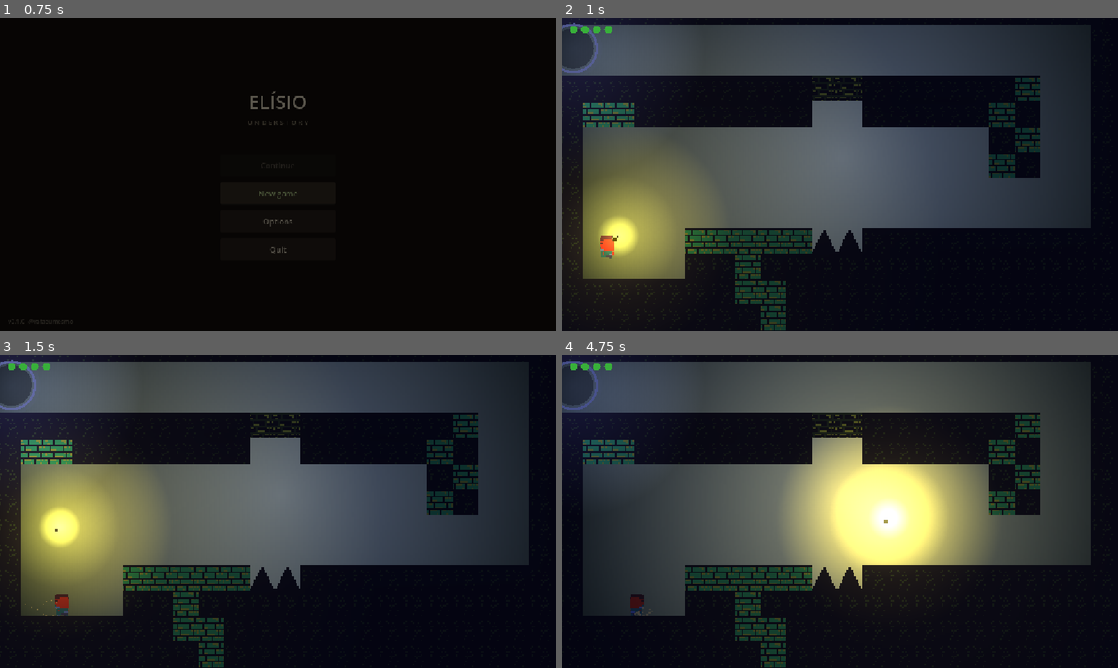
Above: before the commit, frames 1-4 (two rows, left to right).
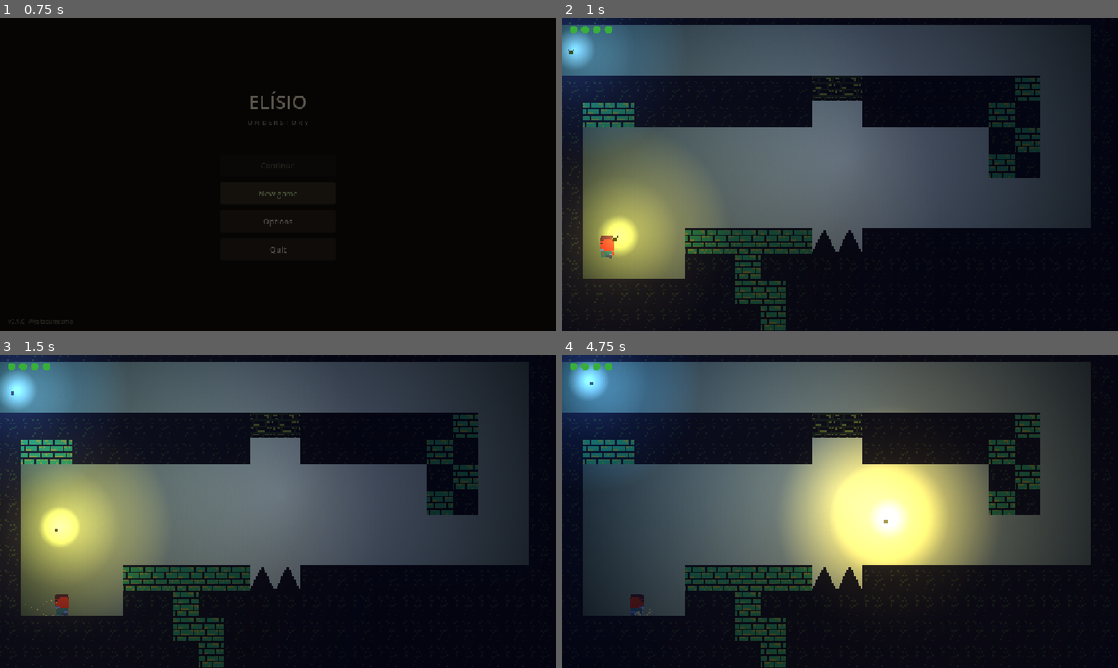
Above: after the commit, the same moments.

Repository: rafaeumesmo/ELLI-game
Game: Godot game, scene res://UI/MainMenu.tscn
Same seed, same stepped clock (60 frames per second), same inputs: the game is played once before the commit and once after it.
Inputs (mouse positions are in pixels of both pictures, inside the frame that each line leads up to):
- Up to frame 1 (0.75 s): click "New game" at 0.5 s
- Up to frame 2 (1 s): no input
- Up to frame 3 (1.5 s): move the mouse to (400, 495) at 1.27 s; hold D (move_right) from 1.28 s (still down); tap Shift (dash) at 1.35 s
- Up to frame 4 (4.75 s): tap Space (jump) at 1.52, 2.27, 3.77, 4.52 s; move the mouse to (728, 527) at 2.02 s; release D (move_right) at 2.03 s; hold A (move_left) 2.03-2.78 s; tap E (interagir) at 2.1 s; move the mouse to (895, 442) at 2.77 s; hold D (move_right) 2.78-4.28 s; tap K (shoot) at 2.85 s; move the mouse to (812, 574) at 3.52 s; tap Shift (dash) at 3.6 s; move the mouse to (1006, 558) at 4.27 s; hold A (move_left) from 4.28 s (still down); hold E (interagir) from 4.28 s (still down)

Frame 1 is identical in both runs. In frame 2, 1.8% of the frame differs, in the area x 0-13%, y 0-20%; in frame 3, 3.3%; in frame 4, 6.4%, in the area x 0-36%, y 0-45%.

Commit message:
Portal vira vagalume de luz azul
- PortalFase.tscn: troca o visual de anéis/glow desenhados por código
  pelo mesmo bicho do Vagalume.tscn (spritesheet + Halo/Core
  PointLight2D), mas azul (#3DA9FC) e sempre visível -- pra distinguir
  dos vagalumes amarelos de ambientação/guia
- portal_fase.gd: remove _montar_visual/_criar_anel/_circulo; ganha
  flutuação em lemniscata (raio_voo/velocidade_voo) e pulsação de
  halo/core iguais ao Vagalume; fechamento agora encolhe e apaga o
  corpo+luzes em vez das linhas do anel
- Lógica de trigger/save/troca de cena inalterada
- Inclui ajustes feitos no editor em mapa_01.tscn (reposição de
  BrilhoFundo/Vagalume/Vagalume3, visibilidade de DeathMenu/HealthBar)

Diff:
--- a/Environment/PortalFase.tscn
+++ b/Environment/PortalFase.tscn
@@ -1,11 +1,41 @@
 [gd_scene format=3 uid="uid://dqvpyfsmsranl"]
 
 [ext_resource type="Script" uid="uid://cn30lt1hflsyc" path="res://Environment/portal_fase.gd" id="1_portal"]
-[ext_resource type="Texture2D" uid="uid://cp0gt2vpdf3vx" path="res://Environment/luz_radial.tres" id="2_luz"]
+[ext_resource type="Texture2D" path="res://assets/vagalume.png" id="2_sheet"]
+[ext_resource type="Texture2D" path="res://Environment/luz_vagalume.tres" id="3_luz"]
+
+[sub_resource type="AtlasTexture" id="AtlasTexture_portal1"]
+atlas = ExtResource("2_sheet")
+region = Rect2(0, 0, 16, 16)
+
+[sub_resource type="AtlasTexture" id="AtlasTexture_portal2"]
+atlas = ExtResource("2_sheet")
+region = Rect2(16, 0, 16, 16)
+
+[sub_resource type="AtlasTexture" id="AtlasTexture_portal3"]
+atlas = ExtResource("2_sheet")
+region = Rect2(32, 0, 16, 16)
+
+[sub_resource type="SpriteFrames" id="SpriteFrames_portal"]
+animations = [{
+"frames": [{
+"duration": 1.0,
+"texture": SubResource("AtlasTexture_portal1")
+}, {
+"duration": 1.0,
+"texture": SubResource("AtlasTexture_portal2")
+}, {
+"duration": 1.0,
+"texture": SubResource("AtlasTexture_portal3")
+}],
+"loop": true,
+"name": &"voar",
+"speed": 9.0
+}]
 
 [sub_resource type="Gradient" id="Gradient_portal"]
 offsets = PackedFloat32Array(0, 0.5, 1)
-colors = PackedColorArray(0.6, 0.62, 0.78, 0, 0.5, 0.52, 0.65, 0.5, 0.4, 0.42, 0.55, 0)
+colors = PackedColorArray(0.24, 0.66, 1, 0, 0.24, 0.66, 1, 0.5, 0.15, 0.5, 0.9, 0)
 
 [sub_resource type="CircleShape2D" id="CircleShape2D_portal"]
 radius = 16.0
@@ -14,14 +44,29 @@
 collision_layer = 0
 script = ExtResource("1_portal")
 
-[node name="Luz" type="PointLight2D" parent="."]
+[node name="Halo" type="PointLight2D" parent="."]
 texture_filter = 1
-color = Color(0.42, 0.44, 0.6, 1)
-energy = 0.0
+color = Color(0.23921569, 0.6627451, 1, 1)
+energy = 1.1
 blend_mode = 0
 shadow_enabled = false
-texture = ExtResource("2_luz")
-texture_scale = 0.65
+texture = ExtResource("3_luz")
+texture_scale = 1.6
+
+[node name="Core" type="PointLight2D" parent="."]
+texture_filter = 1
+color = Color(0.6, 0.85, 1, 1)
+energy = 2.4
+blend_mode = 0
+shadow_enabled = false
+texture = ExtResource("3_luz")
+texture_scale = 0.3
+
+[node name="Corpo" type="AnimatedSprite2D" parent="."]
+light_mask = 0
+modulate = Color(0.7, 1.0, 1.4, 1)
+sprite_frames = SubResource("SpriteFrames_portal")
+animation = &"voar"
 
 [node name="Particulas" type="CPUParticles2D" parent="." unique_id=807661752]
 texture_filter = 1
@@ -40,7 +85,7 @@
 tangential_accel_min = 4.0
 tangential_accel_max = 10.0
 scale_amount_max = 1.6
-color = Color(0.5, 0.52, 0.62, 1)
+color = Color(0.24, 0.66, 1, 1)
 color_ramp = SubResource("Gradient_portal")
 
 [node name="CollisionShape2D" type="CollisionShape2D" parent="." unique_id=1020293439]
--- a/Environment/portal_fase.gd
+++ b/Environment/portal_fase.gd
@@ -1,73 +1,52 @@
 extends Area2D
-## Portal de fim de fase, discreto mas visível. Basta o player encostar: o portal
-## se fecha suave e troca de cena. A lógica de save é a mesma do LevelExitPortal.
-##
-## O visual (um anel fino girando devagar + um vão escuro + um respiro de luz) é
-## montado por código a partir do `raio` e da `cor`.
+## Portal de fim de fase, disfarçado de vagalume de luz azul. Basta o player
+## encostar: ele murcha suave e troca de cena. A lógica de save é a mesma de
+## antes -- só o visual é o mesmo bicho do `Vagalume.tscn` (asas + halo/core),
+## mas azul e sempre visível, pra dar pra distinguir dos vagalumes amarelos
+## de ambientação/guia.
 
 @export_file("*.tscn") var next_scene: String = ""
-## Cor base do portal (anel, brilho e luz que ele projeta no cenário).
-@export var cor: Color = Color(0.42, 0.44, 0.6)
-## Raio do portal em pixels. A área andável (CollisionShape2D) é independente.
-@export var raio: float = 15.0
-## Energia máxima da luz que o portal projeta (antes da pulsação).
-@export var energia_luz: float = 1.5
+## Cor da luz do portal-vagalume (halo e núcleo).
+@export var cor: Color = Color("#3DA9FC")
+## Energia base do halo (luz grande e suave).
+@export var energia_halo: float = 1.1
+## Energia base do núcleo (luz pequena e forte).
+@export var energia_core: float = 2.4
+## Amplitude da flutuação em lemniscata, em pixels.
+@export var raio_voo: float = 10.0
+## Velocidade angular da flutuação.
+@export var velocidade_voo: float = 0.5
 
 var _ativando := false
 var _t := 0.0
-var _anel: Line2D
-var _glow: Line2D
-var _nucleo: Polygon2D
+var _origem := Vector2.ZERO
+var _offset := Vector2.ZERO
 
 @onready var particulas: CPUParticles2D = $Particulas
-@onready var _luz: PointLight2D = $Luz
+@onready var _corpo: AnimatedSprite2D = $Corpo
+@onready var _halo: PointLight2D = $Halo
+@onready var _core: PointLight2D = $Core
 
 func _ready() -> void:
 	body_entered.connect(_on_body_entered)
-	_montar_visual()
-	_luz.color = cor
-
-func _montar_visual() -> void:
-	# Vão escuro translúcido no meio.
-	_nucleo = Polygon2D.new()
-	_nucleo.polygon = _circulo(raio * 0.85, 28)
-	_nucleo.color = Color(0.05, 0.05, 0.09, 0.4)
-	_nucleo.z_index = -1
-	add_child(_nucleo)
-	# Respiro de luz difuso atrás.
-	_glow = _criar_anel(raio * 1.05, 5.0, 36, Color(cor.r, cor.g, cor.b, 0.1))
-	_glow.z_index = -2
-	add_child(_glow)
-	# Um anel fino só, girando devagar.
-	_anel = _criar_anel(raio, 1.5, 40, Color(cor.r, cor.g, cor.b, 0.85))
-	add_child(_anel)
-
-func _circulo(r: float, n: int) -> PackedVector2Array:
-	var pts := PackedVector2Array()
-	for i in n:
-		var a := TAU * float(i) / float(n)
-		pts.append(Vector2(cos(a), sin(a)) * r)
-	return pts
-
-func _criar_anel(r: float, w: float, n: int, c: Color) -> Line2D:
-	var l := Line2D.new()
-	l.closed = true
-	l.width = w
-	l.default_color = c
-	l.joint_mode = Line2D.LINE_JOINT_ROUND
-	l.antialiased = true
-	l.points = _circulo(r, n)
-	return l
+	_origem = position
+	_corpo.play("voar")
+	_halo.color = cor
 
 func _process(delta: float) -> void:
 	if _ativando:
 		return
 	_t += delta
-	_anel.rotation += delta * 0.35
-	var pulso := 1.0 + sin(_t * 1.6) * 0.02
-	_nucleo.scale = Vector2(pulso, pulso)
-	_glow.modulate.a = 0.6 + sin(_t * 1.6) * 0.25
-	_luz.energy = energia_luz * (0.8 + sin(_t * 1.6) * 0.2)
+	# Flutuação tipo lemniscata, igual o Vagalume decorativo -- ainda dentro
+	# do alcance do CollisionShape2D, então continua tocável o tempo todo.
+	var voo := _t * velocidade_voo
+	_offset.x = sin(voo) * raio_voo
+	_offset.y = sin(voo * 2.0) * raio_voo * 0.5
+	position = _origem + _offset
+	_corpo.flip_h = cos(voo) < 0.0
+	var pulso := 0.85 + 0.15 * sin(_t * 2.0)
+	_halo.energy = energia_halo * pulso
+	_core.energy = energia_core * pulso
 
 func _on_body_entered(body: Node) -> void:
 	if _ativando or not body.is_in_group("player"):
@@ -80,14 +59,13 @@
 func _ativar() -> void:
 	_ativando = true
 	particulas.emitting = true
-	# Fecha suave: o anel encolhe pro centro e tudo apaga, sem flash.
+	# Fecha suave: o vagalume encolhe e apaga, sem flash.
 	var tw := create_tween()
 	tw.set_parallel(true).set_trans(Tween.TRANS_SINE).set_ease(Tween.EASE_IN)
-	tw.tween_property(_anel, "scale", Vector2(0.15, 0.15), 0.4)
-	tw.tween_property(_anel, "modulate:a", 0.0, 0.4)
-	tw.tween_property(_glow, "modulate:a", 0.0, 0.4)
-	tw.tween_property(_nucleo, "scale", Vector2(0.1, 0.1), 0.4)
-	tw.tween_property(_luz, "energy", 0.0, 0.4)
+	tw.tween_property(_corpo, "scale", Vector2(0.15, 0.15), 0.4)
+	tw.tween_property(_corpo, "modulate:a", 0.0, 0.4)
+	tw.tween_property(_halo, "energy", 0.0, 0.4)
+	tw.tween_property(_core, "energy", 0.0, 0.4)
 	tw.set_parallel(false)
 	tw.tween_interval(0.1)
 	tw.tween_callback(_trocar_cena)
--- a/mapa_01.tscn
+++ b/mapa_01.tscn
@@ -53,8 +53,10 @@
 position = Vector2(-135.34245, 58.904106)
 
 [node name="DeathMenu" parent="." unique_id=411104660 instance=ExtResource("21_deathmenu")]
+visible = false
 
 [node name="HealthBar" parent="." unique_id=551189738 instance=ExtResource("22_healthbar")]
+visible = false
 
 [node name="IntroCamera" type="Camera2D" parent="." unique_id=473829105]
 position = Vector2(1.9178145, -1.9178042)
@@ -102,7 +104,7 @@
 [node name="BrilhoFundo" type="Sprite2D" parent="Cenario" unique_id=1800000002]
 z_index = 1
 material = SubResource("CanvasItemMaterial_brilho")
-position = Vector2(-3.6986086, -10.684929)
+position = Vector2(-6.84931, -77.26027)
 scale = Vector2(1.6, 1.6)
 texture = SubResource("GradientTexture2D_brilho")
 
@@ -116,7 +118,7 @@
 next_scene = "res://mapa_02.tscn"
 
 [node name="Vagalume" parent="." unique_id=761002183 instance=ExtResource("14_vagalume")]
-position = Vector2(20, -20)
+position = Vector2(20, 10.684931)
 raio_voo = 55.0
 
 [node name="Vagalume2" parent="." unique_id=407815065 instance=ExtResource("14_vagalume")]
@@ -124,5 +126,5 @@
 raio_voo = 45.0
 
 [node name="Vagalume3" parent="." unique_id=2087891669 instance=ExtResource("14_vagalume")]
-position = Vector2(-115.61644, -69.04109)
+position = Vector2(-141.36986, -72.05479)
 raio_voo = 40.0
